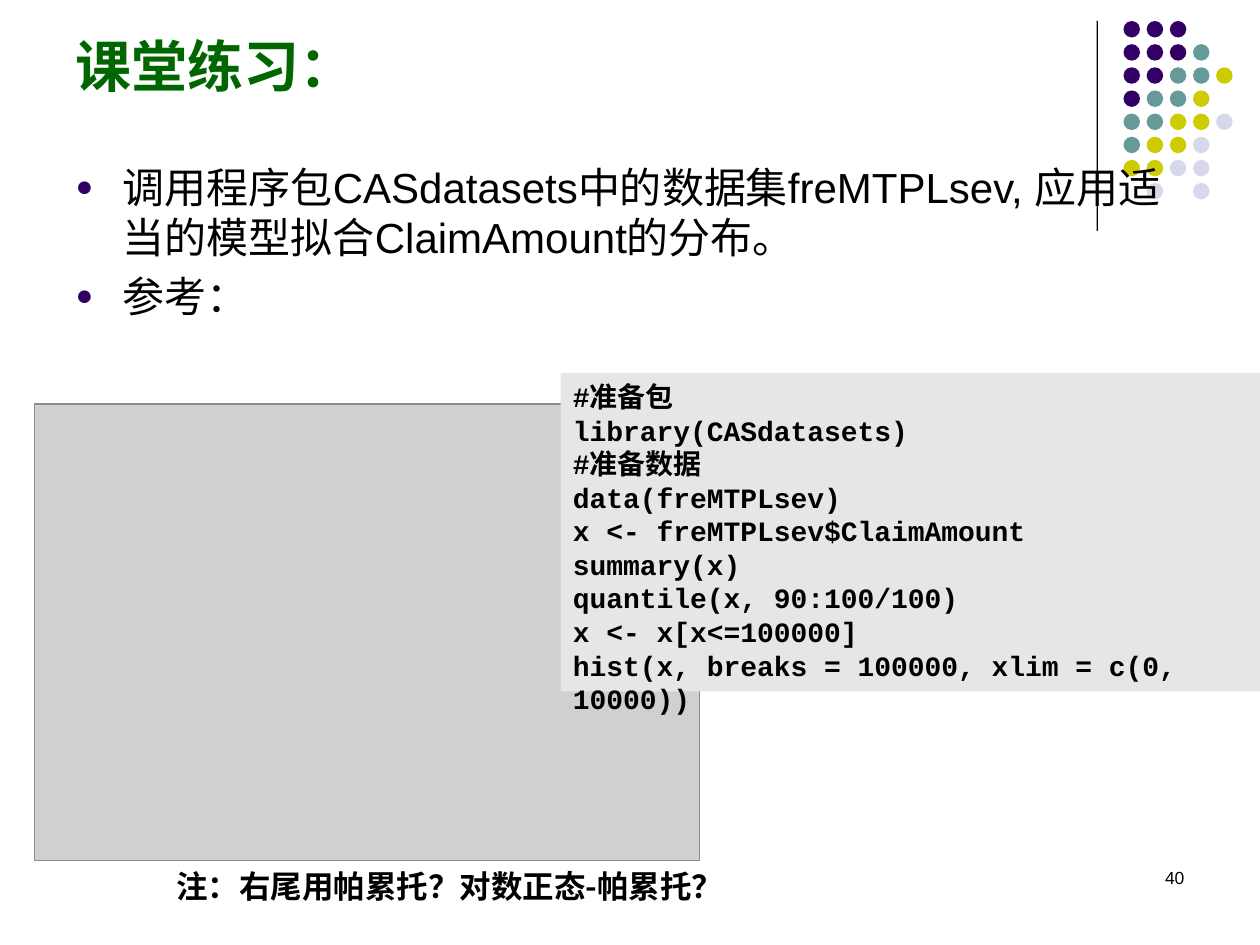
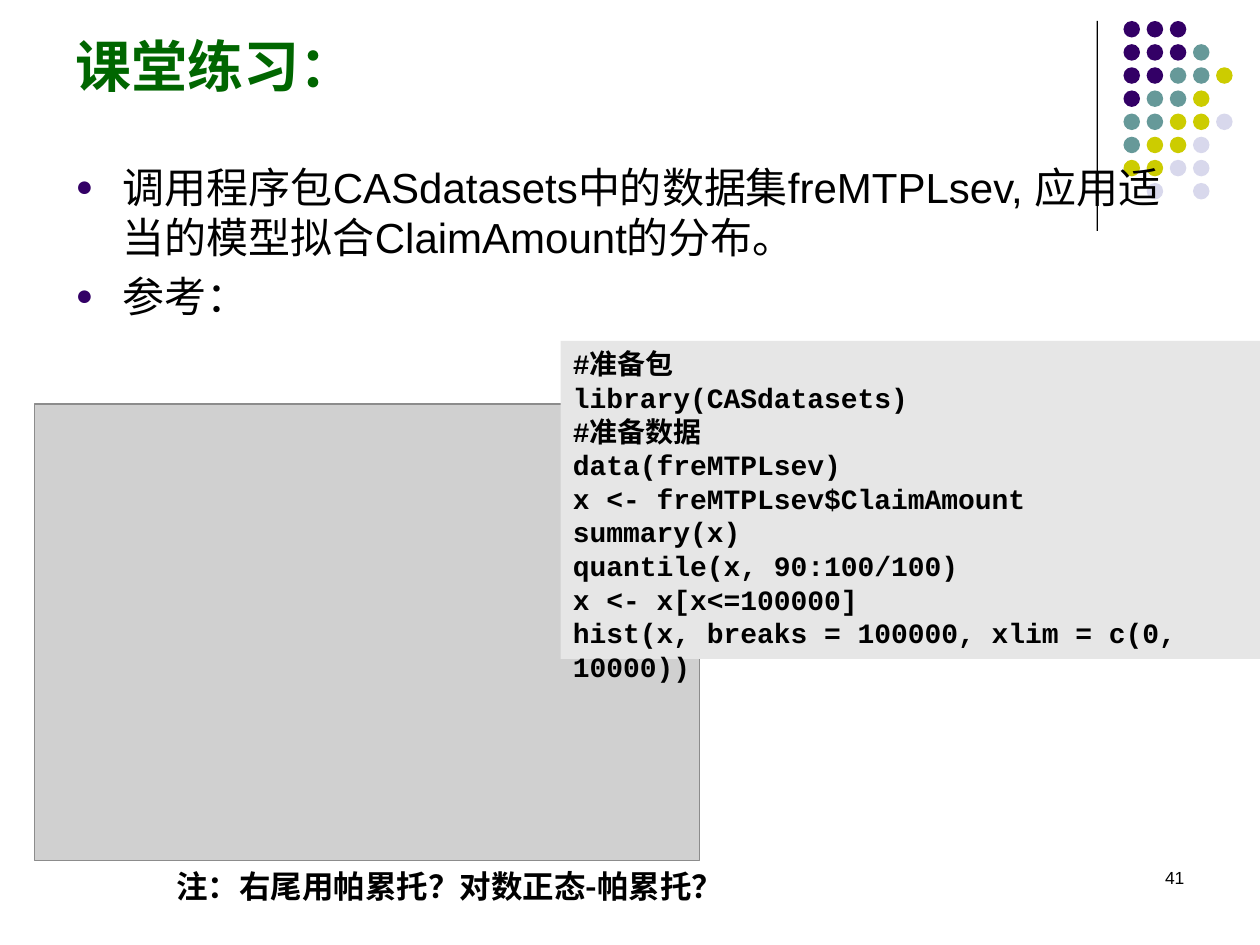
Before and after one commit to Francisor/Non-life-Insurance-Actuarial-Science, a slide deck: slide 41 of Lectures/Week 3 - 损失金额模型.pptx (slide 40 before the commit). Drawn at 1260x945 pixels with LibreOffice and Linux fonts; fonts in the diff are those of the drawing; grey boxes stand for pictures. Boxes give left, top, right and bottom in pixels: in the first picture for what was removed or moved away, otherwise in the second. Text is boxed around its words. In the diff, an @@ line names an element or a change of style, - is before the commit and + after.

```diff
--- a/Lectures/Week 3 - 损失金额模型.pptx
+++ b/Lectures/Week 3 - 损失金额模型.pptx
@@ rectangle "#准备包": place and size @@
-rectangle "#准备包" at (561,373,1260,690)
+rectangle "#准备包" at (561,341,1260,659)
@@ page number at (1165,872,1184,884): text changed @@
-40
+41
```
Also in this commit, not shown: 4 other slides changed, 2 slides added, 1 slide removed, 5 other files.
